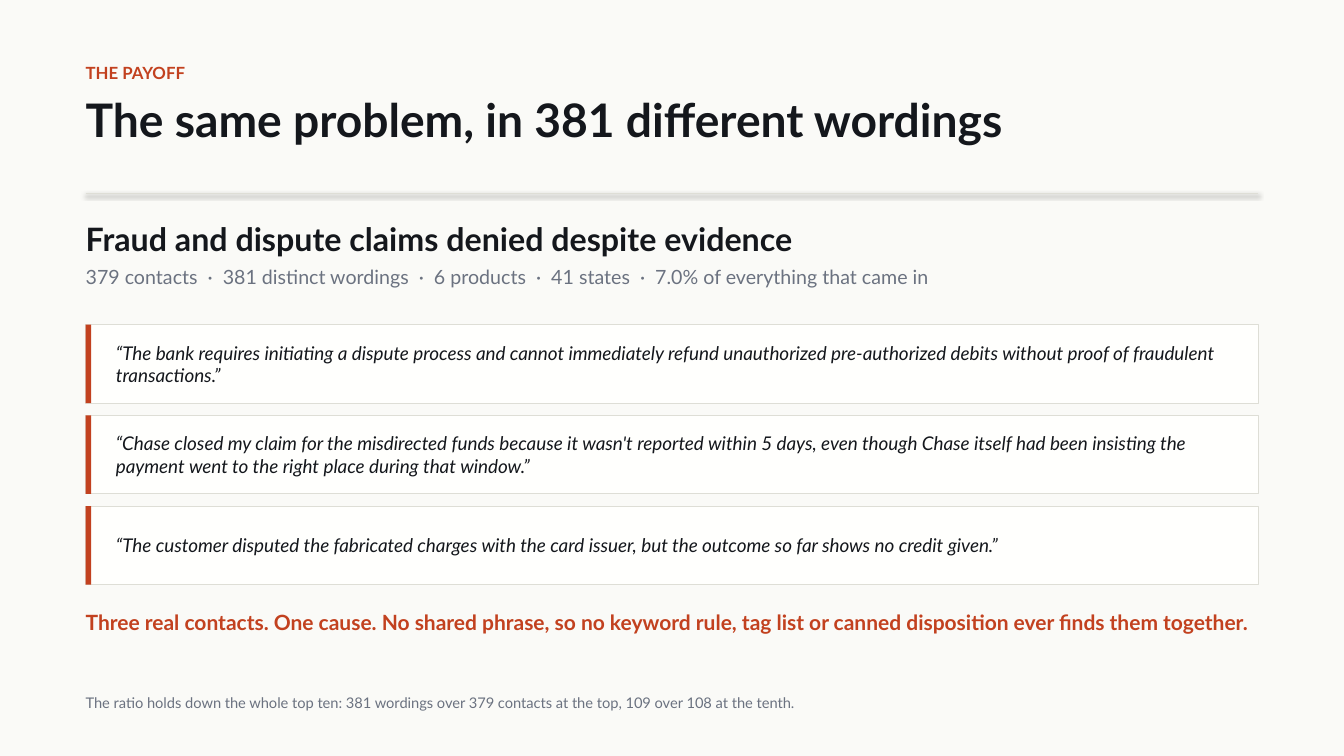
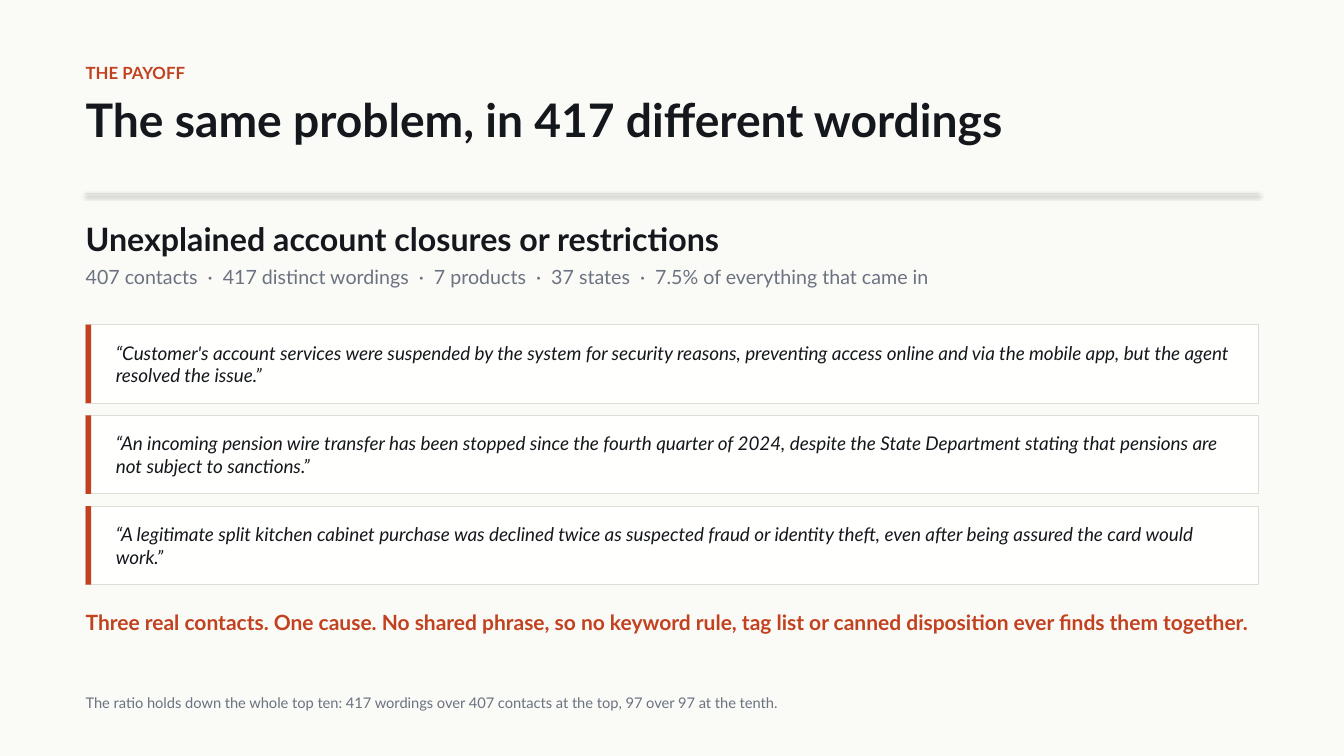
Before and after one commit to Gread/voc_hackathon, a slide deck: slide 7 of docs/voc_insights_deck.pptx. Drawn at 1344x756 pixels with LibreOffice and Linux fonts; fonts in the diff are those of the drawing. Boxes give left, top, right and bottom in pixels: in the first picture for what was removed or moved away, otherwise in the second. Text is boxed around its words. In the diff, an @@ line names an element or a change of style, - is before the commit and + after.

```diff
--- a/docs/voc_insights_deck.pptx
+++ b/docs/voc_insights_deck.pptx
@@ text at [86, 102, 1002, 146]: text changed @@
-The same problem, in 381 different wordings
+The same problem, in 417 different wordings
@@ text at [86, 227, 929, 288]: text changed @@
-Fraud and dispute claims denied despite evidence
-379 contacts · 381 distinct wordings · 6 products · 41 states · 7.0% of everything that came in
+Unexplained account closures or restrictions
+407 contacts · 417 distinct wordings · 7 products · 37 states · 7.5% of everything that came in
@@ text in rectangle at [116, 345, 1229, 382]: text changed @@
-“The bank requires initiating a dispute process and cannot immediately refund unauthorized pre-authorized debits without proof of fraudulent transactions.”
+“Customer's account services were suspended by the system for security reasons, preventing access online and via the mobile app, but the agent resolved the issue.”
@@ text in rectangle at [116, 435, 1218, 477]: text changed @@
-“Chase closed my claim for the misdirected funds because it wasn't reported within 5 days, even though Chase itself had been insisting the payment went to the right place during that window.”
+“An incoming pension wire transfer has been stopped since the fourth quarter of 2024, despite the State Department stating that pensions are not subject to sanctions.”
@@ text in rectangle at [116, 526, 1193, 564]: text changed @@
-“The customer disputed the fabricated charges with the card issuer, but the outcome so far shows no credit given.”
+“A legitimate split kitchen cabinet purchase was declined twice as suspected fraud or identity theft, even after being assured the card would work.”
@@ text at [86, 697, 778, 711]: text changed @@
-The ratio holds down the whole top ten: 381 wordings over 379 contacts at the top, 109 over 108 at the tenth.
+The ratio holds down the whole top ten: 417 wordings over 407 contacts at the top, 97 over 97 at the tenth.
```
Also in this commit, not shown: 5 other slides changed, 12 other files.
